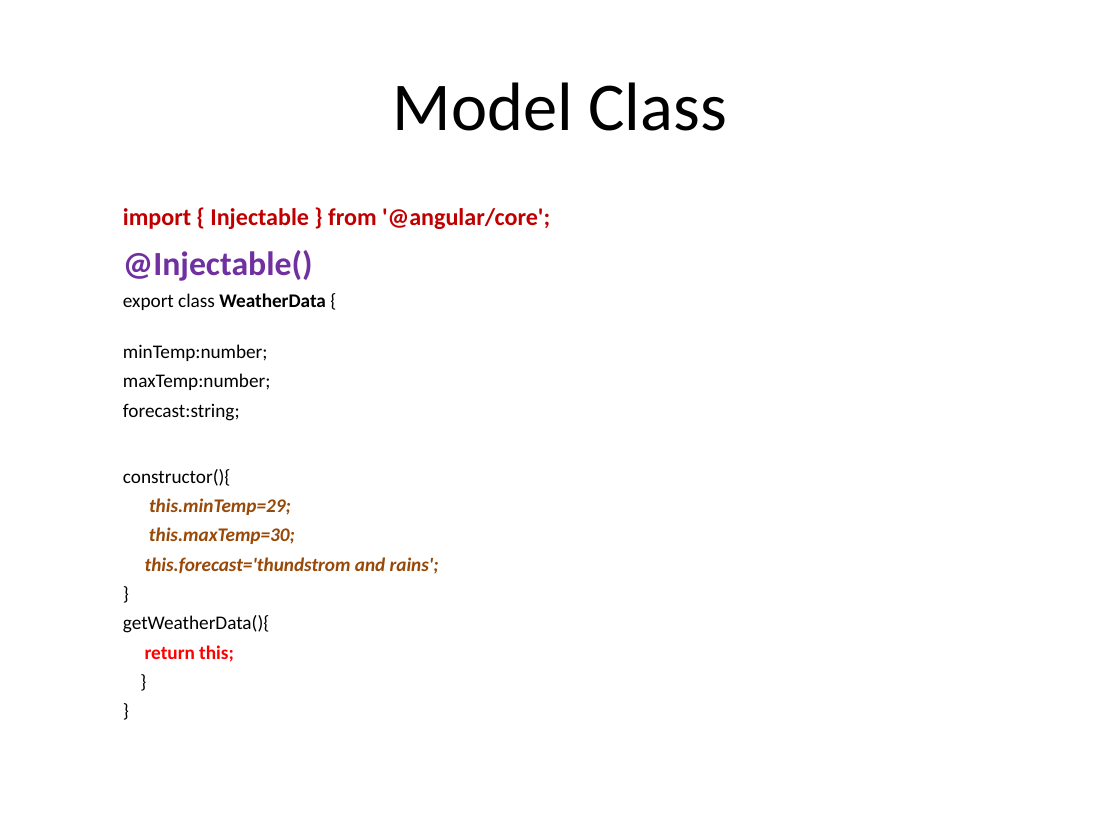
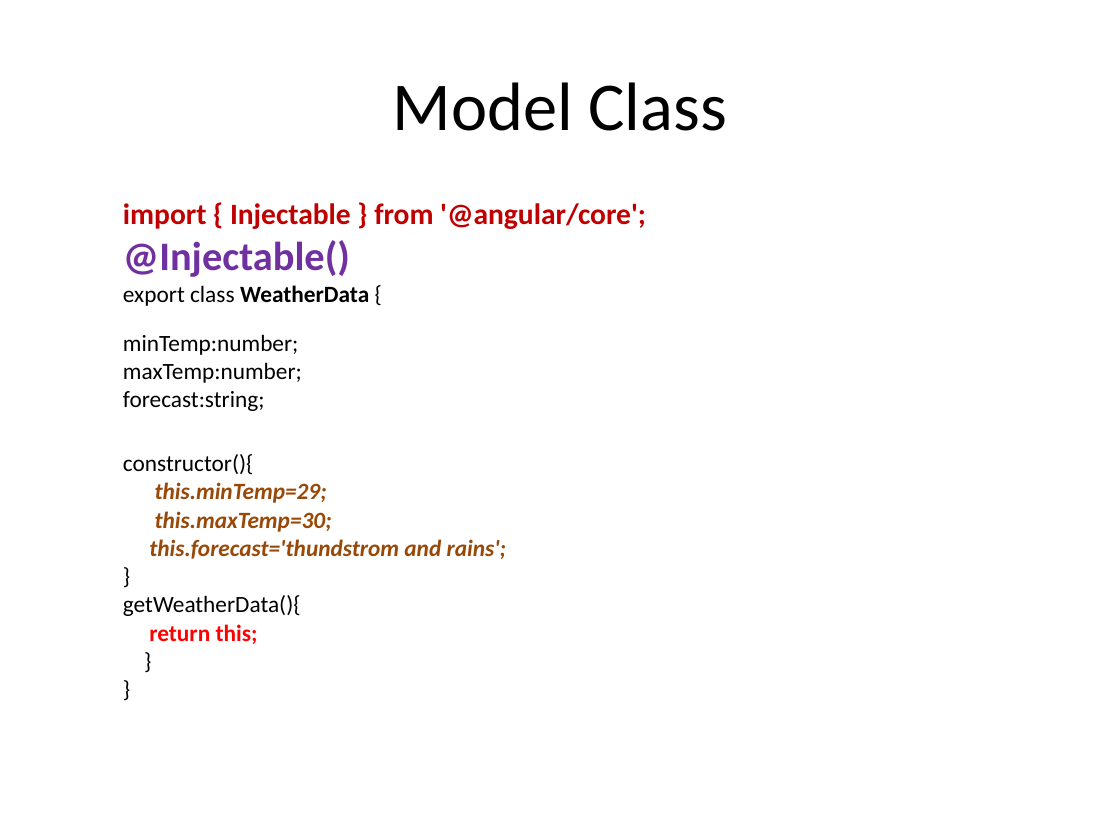
Before and after one commit to vishnumvn/AngularJS_Tut, a slide deck: slide 254 of Materials/Angular_Module01.ppt. Drawn at 1120x840 pixels with LibreOffice and Linux fonts; fonts in the diff are those of the drawing. Boxes give left, top, right and bottom in pixels: in the first picture for what was removed or moved away, otherwise in the second. Text is boxed around its words. In the diff, an @@ line names an element or a change of style, - is before the commit and + after.

```diff
--- a/Materials/Angular_Module01.ppt
+++ b/Materials/Angular_Module01.ppt
@@ text "import { Injectable } from ..." at box(123, 203, 646, 644): size 15.5 to 19 pt in "import { Injectable } from '@angular/core';"; size 21.7 to 26 pt in "@Injectable()"; size 12.4 to 15 pt in "export class WeatherData {", "minTemp:number;", "maxTemp:number;", "forecast:string;" and 9 more places; line spacing 1 to 0.8 @@
```
Also in this commit, not shown: 37 other slides changed, 37 other files.
